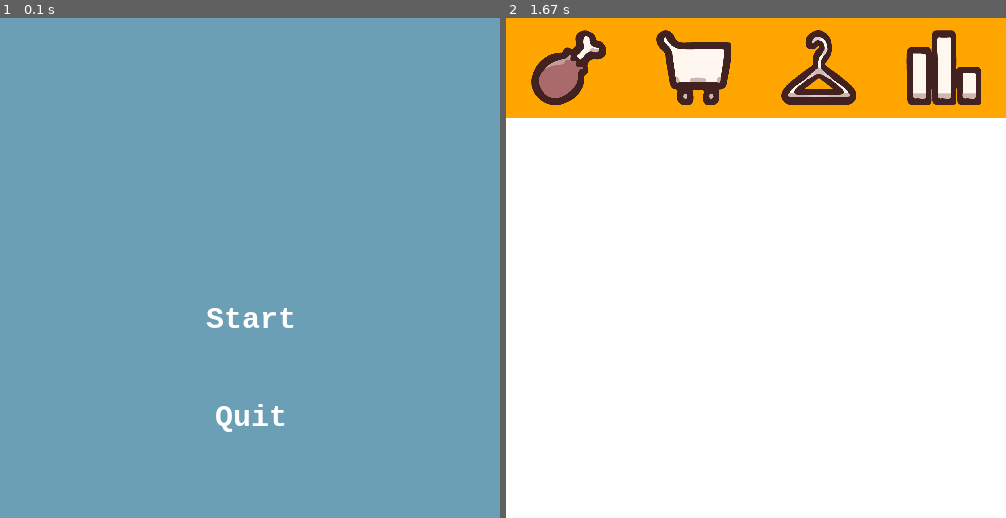
Above: before the commit, frames 1-2 (left to right).
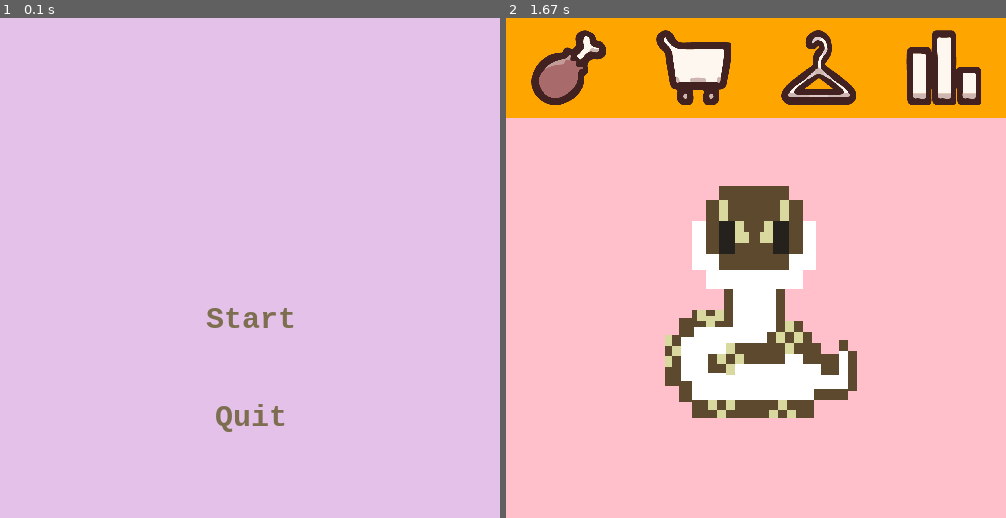
Above: after the commit, the same moments.

Repository: sammack3252/pygame
Game: pygame game, started from main.py
Two runs of this game, one before a commit and one after it. Both use one fixed random seed, a clock stepped at 60 frames per second and the inputs below.
Inputs (mouse positions are in pixels of both pictures, inside the frame that each line leads up to):
- Up to frame 1 (0.1 s): no input
- Up to frame 2 (1.67 s): click (756, 318) at 0.38 s

The runs differ from the first frame. In frame 1, 100% of the frame differs, in the area x 0-100%, y 0-100%; in frame 2, 75%.

Commit message:
added snakey to the game
yes it took this long to bring that bad boy in here :disappointed:

Diff:
--- a/main.py
+++ b/main.py
@@ -7,9 +7,8 @@
 
 scriptDir = os.path.dirname(os.path.abspath(__file__))
 
-BLUE = (106, 159, 181)
-WHITE = (255, 255, 255)
-
+PINK = (227, 193, 232)
+BROWN = (125, 110, 79)
 
 def create_surface_with_text(text, font_size, text_rgb, bg_rgb):
     #returns surface with text written on
@@ -77,65 +76,6 @@
         #draws element onto a surface
         surface.blit(self.image, self.rect)
 
-
-def main():
-    pygame.init()
-
-    screen = pygame.display.set_mode((500, 500))
-    pygame.display.set_caption("Python Pal")
-    game_state = GameState.TITLE
-
-    while True:
-        if game_state == GameState.TITLE:
-            game_state = title_screen(screen)
-
-        if game_state == GameState.NEWGAME:
-            game_state = play(screen)
-
-        if game_state == GameState.QUIT:
-            pygame.quit()
-            return
-
-
-def title_screen(screen):
-    start_btn = UIElement(
-        center_position=(250, 300),
-        font_size=30,
-        bg_rgb=BLUE,
-        text_rgb=WHITE,
-        text="Start",
-        action=GameState.NEWGAME,
-    )
-    quit_btn = UIElement(
-        center_position=(250, 400),
-        font_size=30,
-        bg_rgb=BLUE,
-        text_rgb=WHITE,
-        text="Quit",
-        action=GameState.QUIT,
-    )
-
-    buttons = [start_btn, quit_btn]
-
-    #main loop
-    while True:
-        mouse_up = False
-        for event in pygame.event.get():
-            if event.type == pygame.MOUSEBUTTONUP and event.button == 1:
-                mouse_up = True
-        screen.fill(BLUE)
-
-        for button in buttons:
-            ui_action = button.update(pygame.mouse.get_pos(), mouse_up)
-            if ui_action is not None:
-                return ui_action
-            button.draw(screen)
-
-        pygame.display.flip()
-
-
-#everything to do w the actual game vv
-
 class Button:
     def __init__(self, x, y, image_name):
         self.x = x
@@ -144,11 +84,74 @@
         self.rect = self.image.get_rect()
         self.image_rect = pygame.Rect(x - self.rect.width/2, y - self.rect.height/2, self.rect.width, self.rect.height)
 
+def main():
+    pygame.init()
+
+    screen = pygame.display.set_mode((500, 500))
+    pygame.display.set_caption("Python Pal")
+    game_state = GameState.TITLE
+
+    while True:
+        if game_state == GameState.TITLE:
+            game_state = title_screen(screen)
+
+        if game_state == GameState.NEWGAME:
+            game_state = play(screen)
+
+        if game_state == GameState.CREDITS:
+            game_state = credits(screen)
+
+        if game_state == GameState.QUIT:
+            pygame.quit()
+            return
+
+
+def title_screen(screen):
+    start_btn = UIElement(
+        center_position=(250, 300),
+        font_size=30,
+        bg_rgb=PINK,
+        text_rgb=BROWN,
+        text="Start",
+        action=GameState.NEWGAME,
+    )
+
+    quit_btn = UIElement(
+        center_position=(250, 400),
+        font_size=30,
+        bg_rgb=PINK,
+        text_rgb=BROWN,
+        text="Quit",
+        action=GameState.QUIT,
+    )
+
+    buttons = [start_btn, quit_btn]
+    #snakey
+
+    #main loop
+    while True:
+        mouse_up = False
+        for event in pygame.event.get():
+            if event.type == pygame.MOUSEBUTTONUP and event.button == 1:
+                mouse_up = True
+        screen.fill(PINK)
+
+        for button in buttons:
+            ui_action = button.update(pygame.mouse.get_pos(), mouse_up)
+            if ui_action is not None:
+                return ui_action
+            button.draw(screen)
+
+        pygame.display.flip()
+
+
+#everything to do w the actual game vv
+
 class Game:
     def __init__(self):
         self.width = 500
         self.height = 500
-        self.background_color = "white"
+        self.background_color = "PINK"
         self.buttons_bar_height = 100
         self.buttons_bar_color = "orange"
 
@@ -174,6 +177,12 @@
         statsIcon = pygame.image.load(os.path.join(scriptDir, "graphics", "Icon_Stats.png"))
         statsIcon = pygame.transform.scale(statsIcon, (75, 75))
         self.stats_button = Button((self.width/8 * 7), self.buttons_bar_height/2, statsIcon)
+
+
+        #snakey
+        snakeIcon = pygame.image.load(os.path.join(scriptDir, "graphics", "snakey.png"))
+        snakeIcon = pygame.transform.scale(snakeIcon, (400, 400))
+        self.snake_button = Button((250), 300, snakeIcon)
 
     def draw_everything(self):
         self.screen.fill(self.background_color)
@@ -182,6 +191,7 @@
         self.screen.blit(self.cart_button.image, self.cart_button.image_rect)
         self.screen.blit(self.hanger_button.image, self.hanger_button.image_rect)
         self.screen.blit(self.stats_button.image, self.stats_button.image_rect)
+        self.screen.blit(self.snake_button.image, self.snake_button.image_rect)
 
         pygame.display.update()
 
@@ -199,8 +209,8 @@
     return_btn = UIElement(
         center_position=(140, 570),
         font_size=20,
-        bg_rgb=BLUE,
-        text_rgb=WHITE,
+        bg_rgb=PINK,
+        text_rgb=BROWN,
         text="Return to main menu",
         action=GameState.TITLE,
     )
@@ -212,12 +222,11 @@
         for event in pygame.event.get():
             if event.type == pygame.MOUSEBUTTONUP and event.button == 1:
                 mouse_up = True
-        screen.fill(BLUE)
+        screen.fill(PINK)
 
         ui_action = return_btn.update(pygame.mouse.get_pos(), mouse_up)
         if ui_action is not None:
             return ui_action
-        return_btn.draw(screen)
 
         pygame.display.flip()
 
@@ -228,6 +237,7 @@
     QUIT = -1
     TITLE = 0
     NEWGAME = 1
+    CREDITS = 2
 
 #call main when the script is run
 if __name__ == "__main__":
